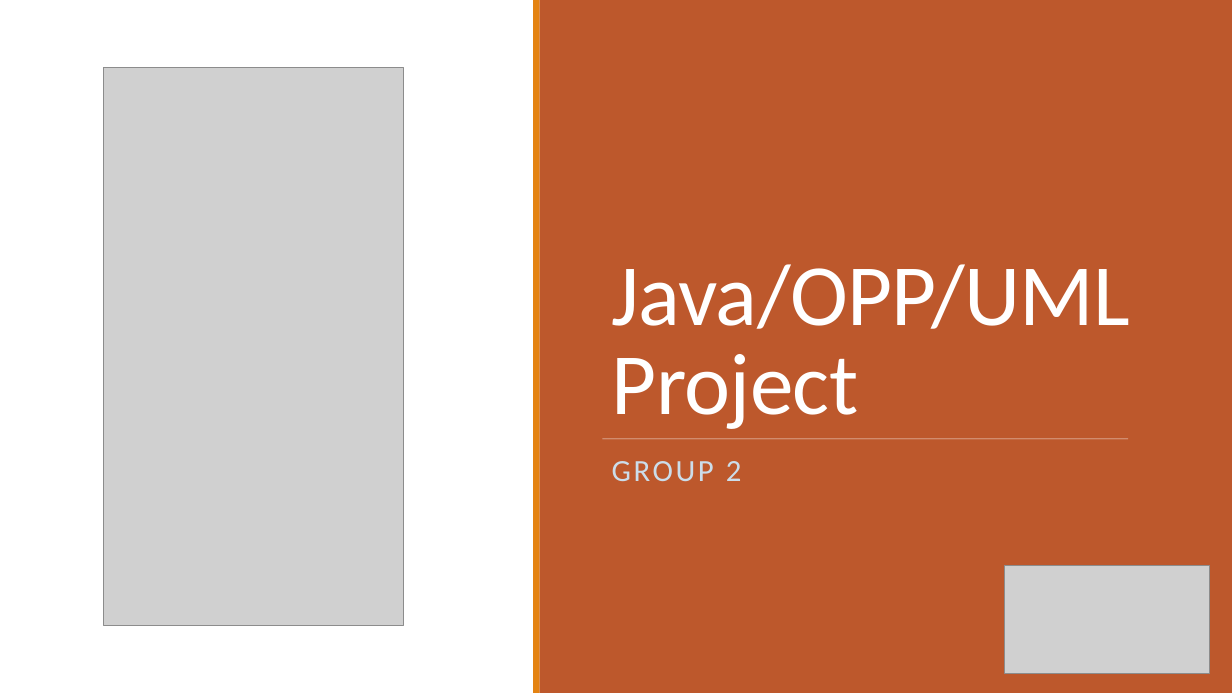
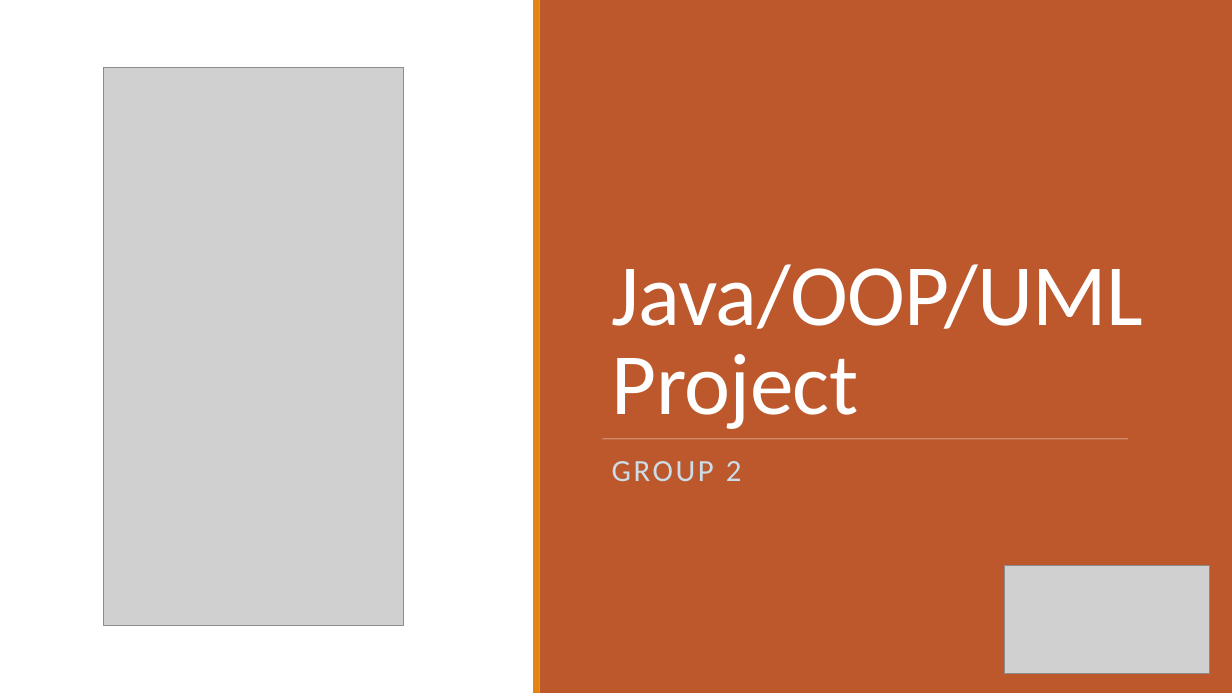
Before and after one commit to Studisys/Lorann-Java-Project----Exia-CESI-A1, a slide deck: slide 1 of Deliverables/Lorann - PowerPoint.pptx. Drawn at 1232x693 pixels with LibreOffice and Linux fonts; fonts in the diff are those of the drawing; grey boxes stand for pictures. Boxes give left, top, right and bottom in pixels: in the first picture for what was removed or moved away, otherwise in the second. Text is boxed around its words. In the diff, an @@ line names an element or a change of style, - is before the commit and + after.

```diff
--- a/Deliverables/Lorann - PowerPoint.pptx
+++ b/Deliverables/Lorann - PowerPoint.pptx
@@ title at <box>612,264,1144,429</box>: text changed @@
-Java/OPP/UML Project
+Java/OOP/UML Project
```
Also in this commit, not shown: 3 other slides changed, 1 slide added.
